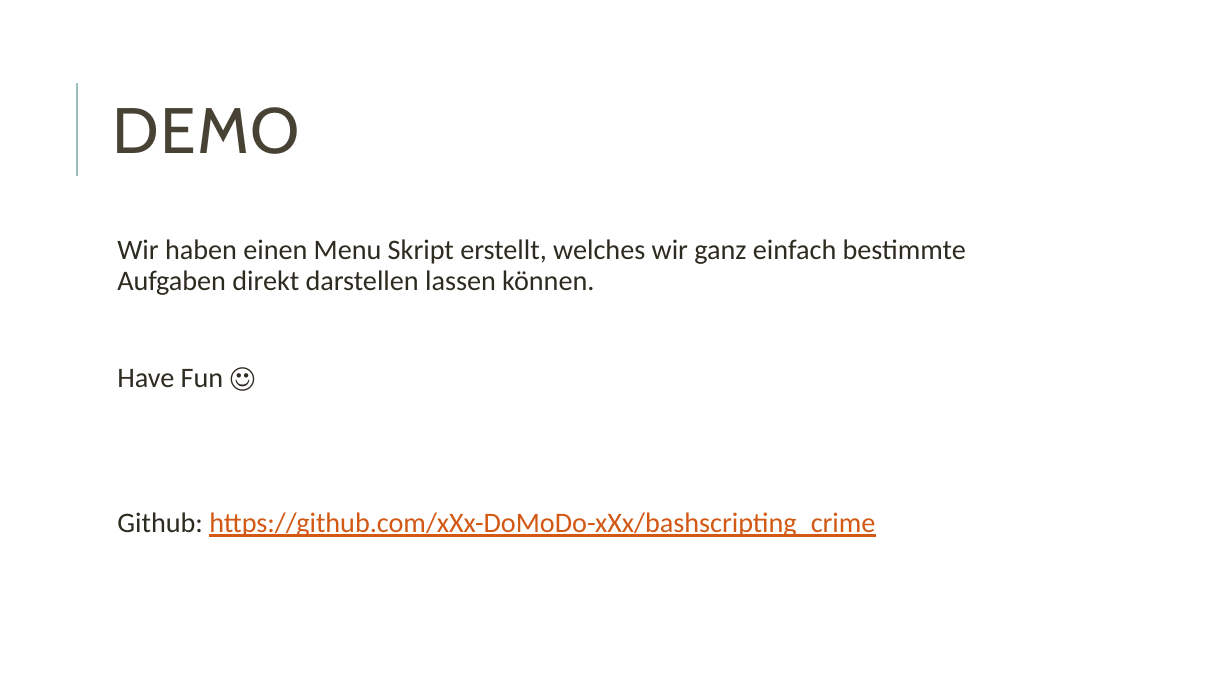
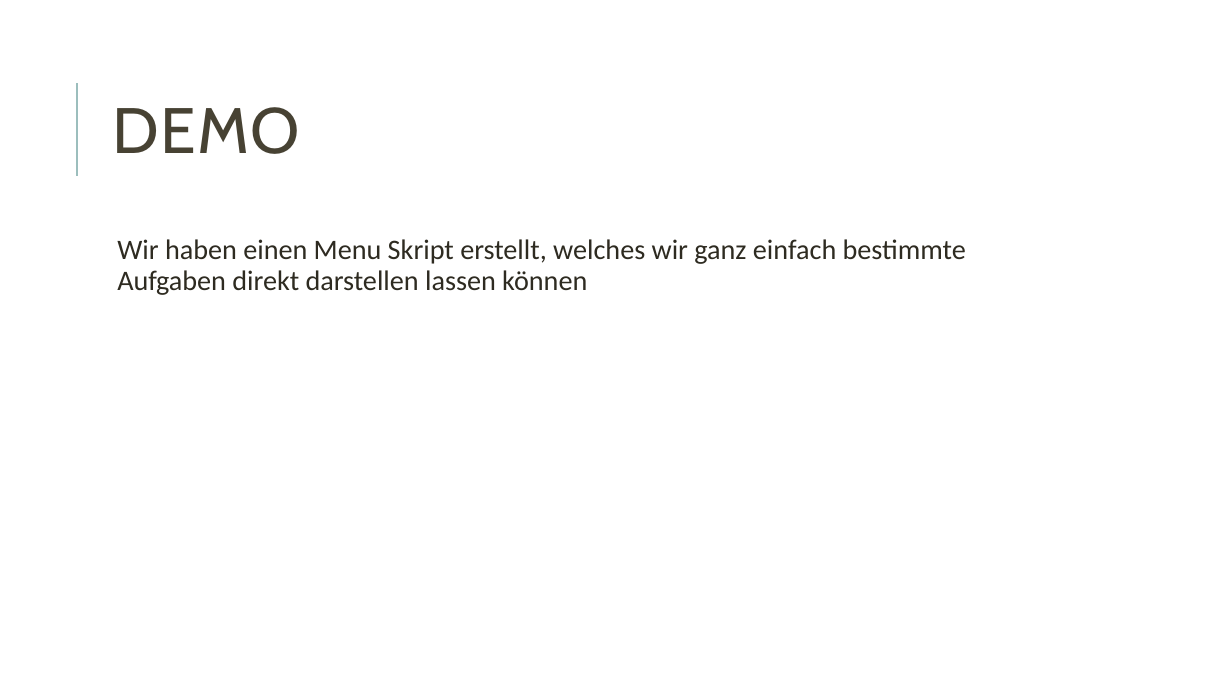
Before and after one commit to xXx-DoMoDo-xXx/bashscripting_crime, a slide deck: slide 4 of Bash-scripting-crime-statistic.pptx (slide 8 before the commit). Drawn at 1232x693 pixels with LibreOffice and Linux fonts; fonts in the diff are those of the drawing. Boxes give left, top, right and bottom in pixels: in the first picture for what was removed or moved away, otherwise in the second. Text is boxed around its words. In the diff, an @@ line names an element or a change of style, - is before the commit and + after.

Commit message:
ppt fixed

```diff
--- a/Bash-scripting-crime-statistic.pptx
+++ b/Bash-scripting-crime-statistic.pptx
@@ text at box(117, 239, 966, 295): text changed @@
-  Wir haben einen Menu Skript erstellt, welches wir ganz einfach bestimmte Aufgaben direkt darstellen lassen können.
-  Have Fun ☺
-  Github: https://github.com/xXx-DoMoDo-xXx/bashscripting_crime
+  Wir haben einen Menu Skript erstellt, welches wir ganz einfach bestimmte Aufgaben direkt darstellen lassen können
```
Also in this commit, not shown: 2 other slides changed, 2 slides added.
